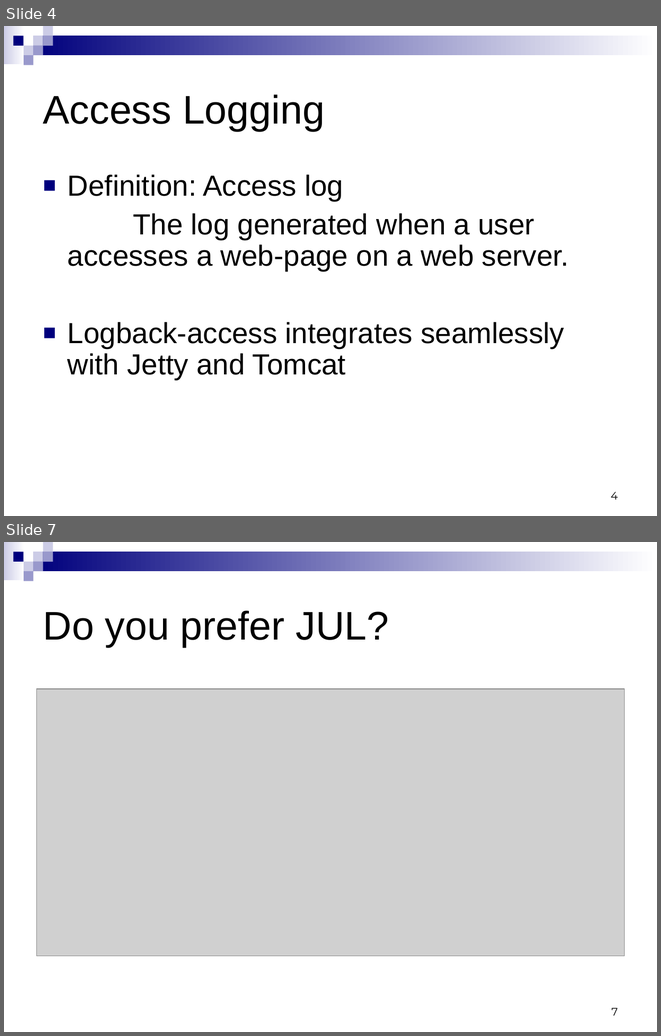
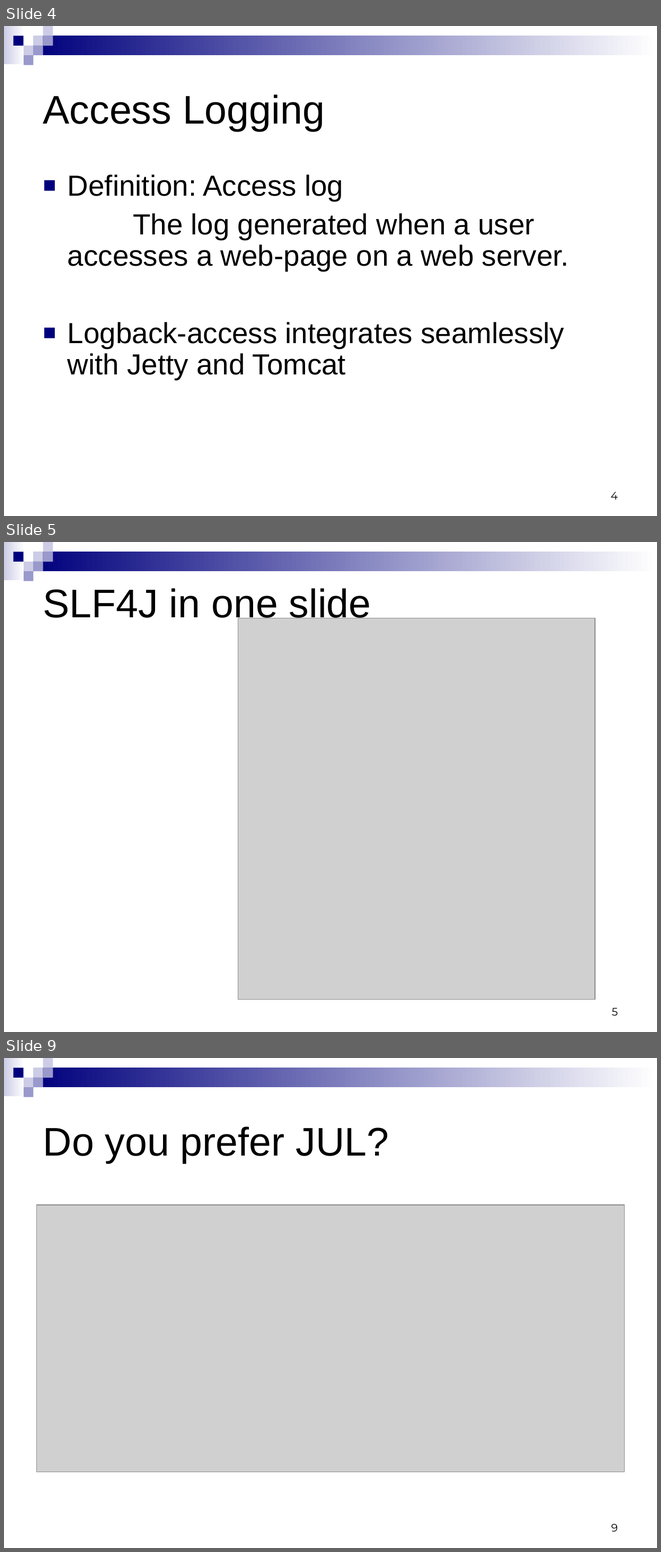
Before and after one commit to qos-ch/logback, a slide deck: logback-site/src/site/resources/10reasons.ppt. Shown one above the other, each under a label of ours: slides 4 and 7 before the commit, slides 4, 5 and 9 after it; the slides between them are not shown. The pictures are 661x1036 and 661x1552 pixels, drawn with LibreOffice and Linux fonts; fonts in the diff are those of the drawing; grey boxes stand for pictures; background and template pictures are left out. Boxes give left, top, right and bottom in pixels: in the first picture for what was removed or moved away, otherwise in the second. Text is boxed around its words. In the diff, an @@ line names an element or a change of style, - is before the commit and + after.

```diff
--- a/logback-site/src/site/resources/10reasons.ppt
+++ b/logback-site/src/site/resources/10reasons.ppt
@@ slide 5 added at box(4, 542, 657, 1032), background #FFFFFF; not listed: 9 template elements that a slide beside it also shows @@
@@ title added at box(43, 588, 371, 625), 44 pt, text #000000 @@
+SLF4J in one slide
@@ picture added at box(238, 618, 595, 999) @@
@@ page number added at box(612, 1007, 618, 1015), 12 pt, text #000000 @@
+5
@@ what was slide 7 is now slide 9 @@
@@ page number at box(611, 1523, 618, 1531): text changed @@
-7
+9
```
Also in this commit, not shown: 3 slides changed, 1 other slide added.
